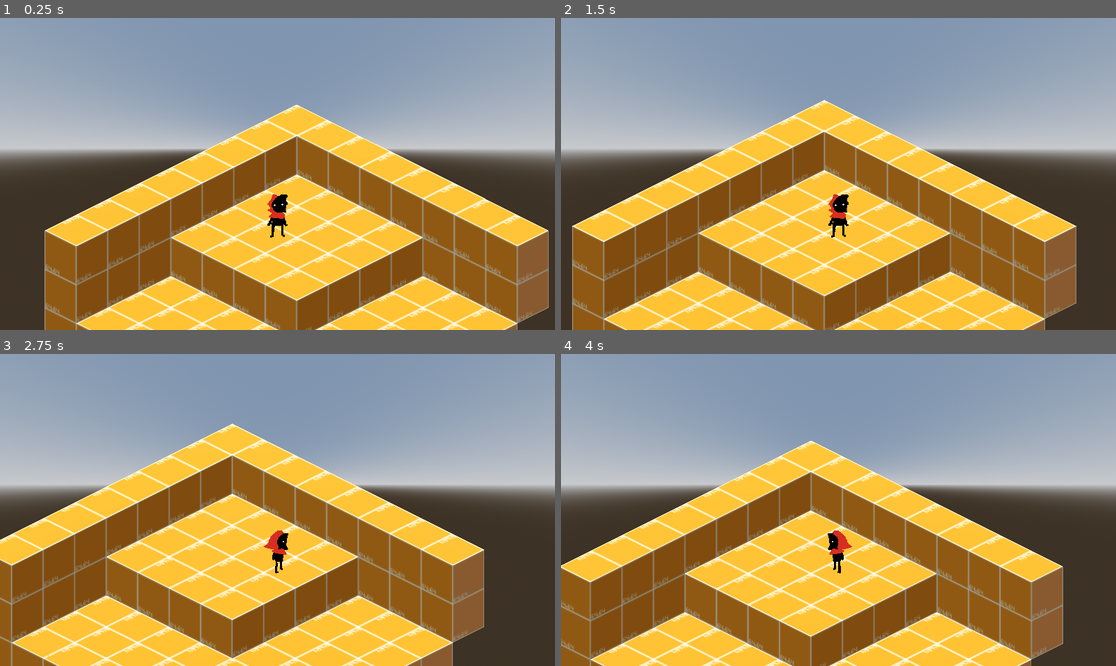
Above: before the commit, frames 1-4 (two rows, left to right).
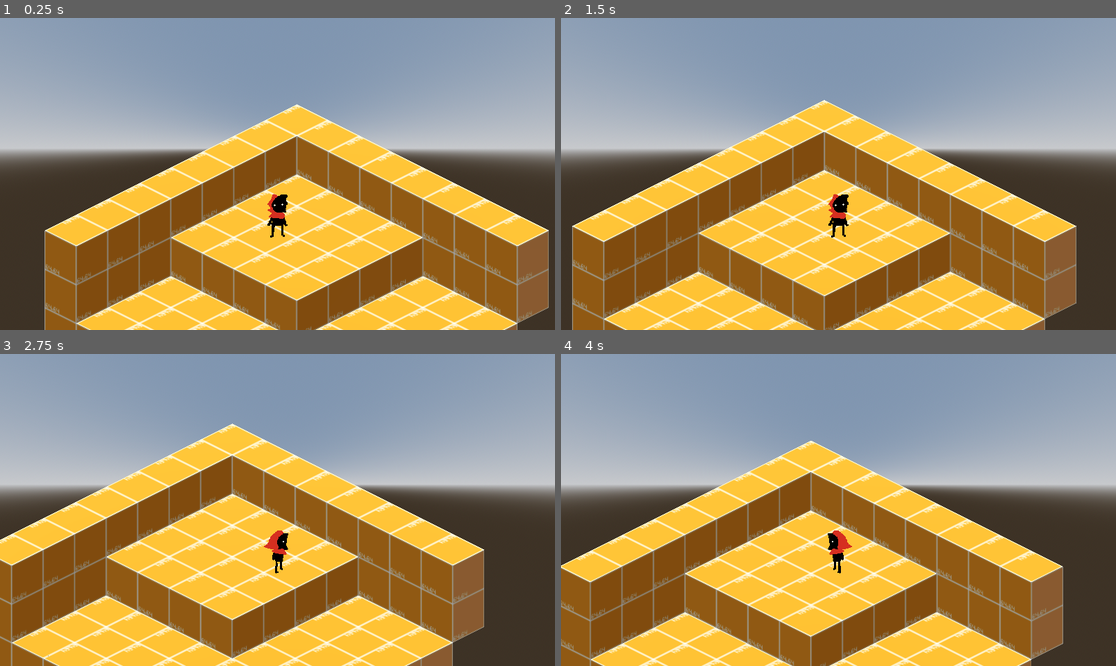
Above: after the commit, the same moments.

Repository: AlexRavelo/PrometheusGame
Game: Godot game, scene res://assets/scenes/test_scene.tscn
The game is run twice, just before and just after one commit, with the same random seed, the same clock (stepped at 60 frames per second) and the same inputs.
Inputs:
- Up to frame 1 (0.25 s): no input
- Up to frame 2 (1.5 s): tap Enter at 0.5 s; hold Right (Right) 0.53-1.28 s; hold Down (Down) from 1.28 s (still down)
- Up to frame 3 (2.75 s): release Down (Down) at 2.03 s; hold Right (Right) from 2.03 s (still down)
- Up to frame 4 (4 s): release Right (Right) at 2.78 s; hold Up (Up) 2.78-3.53 s; hold Left (Left) from 3.53 s (still down)

The runs differ from the first frame. In frame 1, less than 0.1% of the frame differs, in the area x 53-99%, y 27-69%; in frame 2, less than 0.1%; in frame 3, less than 0.1%; in frame 4, less than 0.1%.

Commit message:
gravity var in base entity

Diff:
--- a/assets/code/baseEntity.gd
+++ b/assets/code/baseEntity.gd
@@ -6,6 +6,7 @@
 var max_health: int = 100
 
 var direction := Vector2(0, 0)
+var gravity := 10
 
 @export var current_health: int:
 	set(value):
--- a/assets/code/basePlayer.gd
+++ b/assets/code/basePlayer.gd
@@ -10,7 +10,7 @@
 	animation_tree.set("parameters/Idle/blend_position", direction)
 
 	if !is_on_floor():
-		velocity.y -= 1 * delta
+		velocity.y -= gravity * delta
 
 	input()
 
